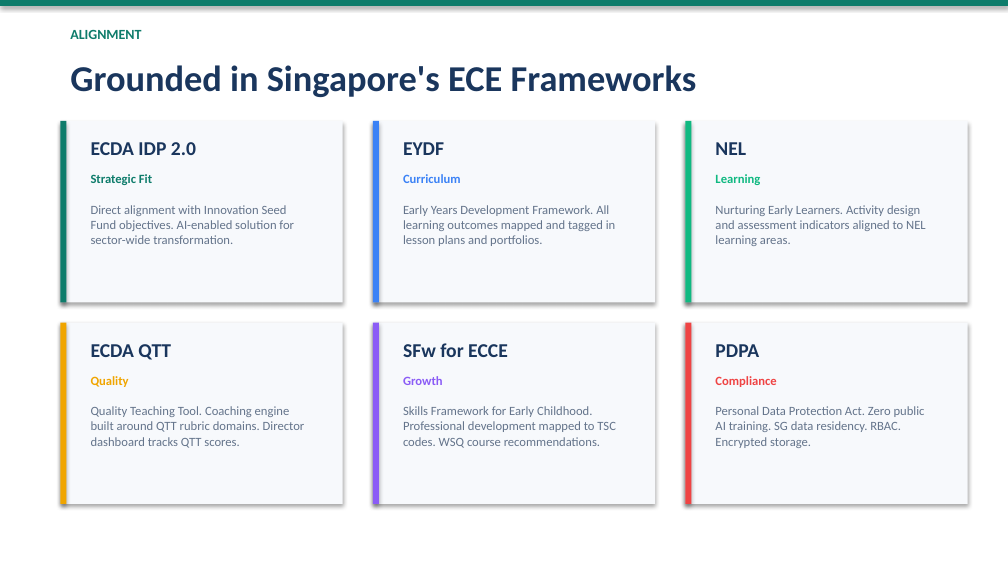
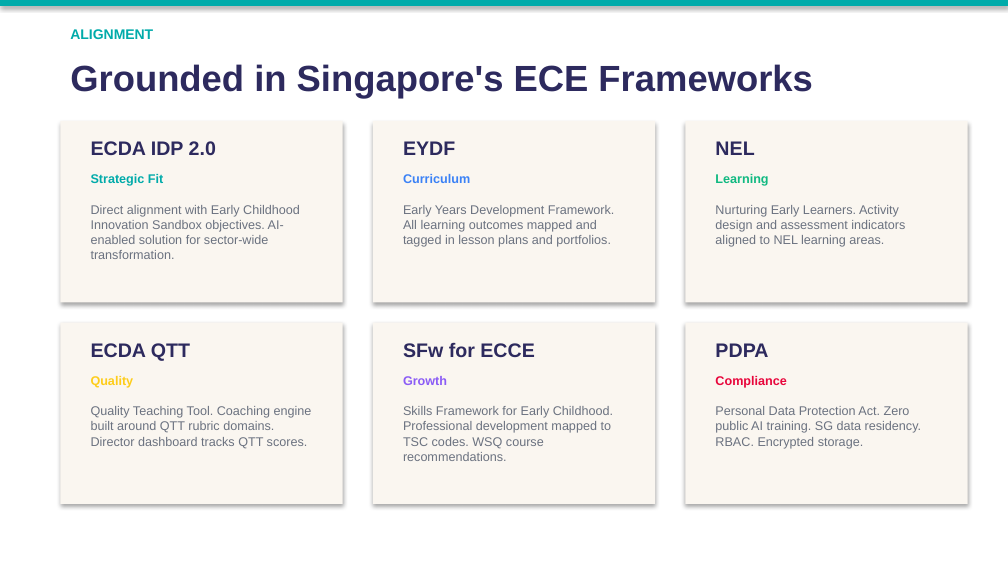
Before and after one commit to anitateoyingying/pedaforge, a slide deck: slide 11 of slides/PedaForge_Proposal.pptx. Drawn at 1008x567 pixels with LibreOffice and Linux fonts; fonts in the diff are those of the drawing. Boxes give left, top, right and bottom in pixels: in the first picture for what was removed or moved away, otherwise in the second. Text is boxed around its words. In the diff, an @@ line names an element or a change of style, - is before the commit and + after.

```diff
--- a/slides/PedaForge_Proposal.pptx
+++ b/slides/PedaForge_Proposal.pptx
@@ rectangle at <box>0,0,1008,6</box>: fill #0E7C6B to #01ABAA @@
@@ text "ALIGNMENT" at <box>70,29,153,39</box>: font Calibri to Arial, text colour #0E7C6B to #01ABAA @@
@@ rectangle removed at <box>60,121,67,302</box> @@
@@ rectangle removed at <box>373,121,379,302</box> @@
@@ rectangle removed at <box>685,121,691,302</box> @@
@@ text "Strategic Fit" at <box>91,174,163,186</box>: font Calibri to Arial, text colour #0E7C6B to #01ABAA @@
@@ text at <box>91,205,300,259</box>: text changed; font Calibri to Arial; text colour #64748B to #6B7280 @@
-Direct alignment with Innovation Seed Fund objectives. AI-enabled solution for sector-wide transformation.
+Direct alignment with Early Childhood Innovation Sandbox objectives. AI-enabled solution for sector-wide transformation.
@@ rectangle removed at <box>60,323,67,504</box> @@
@@ rectangle removed at <box>373,323,379,504</box> @@
@@ fill #F7F9FC to #FAF6F0 in 6 elements at <box>60,121,343,302</box>, <box>373,121,655,302</box>, <box>685,121,968,302</box>, <box>60,323,343,504</box>, <box>373,323,655,504</box>, <box>685,323,968,504</box> @@
@@ rectangle removed at <box>685,323,691,504</box> @@
@@ font Calibri to Arial, text colour #1A365D to #2D2A5E in 7 elements at <box>70,64,812,99</box>, <box>91,141,216,155</box>, <box>403,141,455,155</box>, <box>715,141,754,155</box>, <box>91,343,190,361</box>, <box>403,343,535,357</box>, <box>715,343,768,357</box> @@
@@ text "Quality" at <box>91,376,134,388</box>: font Calibri to Arial, text colour #F0A500 to #FECD1B @@
@@ font Calibri to Arial in 3 elements at <box>403,174,470,183</box>, <box>715,174,768,186</box>, <box>403,376,447,385</box> @@
@@ text "Compliance" at <box>715,376,786,388</box>: font Calibri to Arial, text colour #EF4444 to #E8063C @@
@@ font Calibri to Arial, text colour #64748B to #6B7280 in 5 elements at <box>403,205,614,247</box>, <box>715,205,905,247</box>, <box>91,406,312,449</box>, <box>403,406,613,461</box>, <box>715,406,921,449</box> @@
```
Also in this commit, not shown: 11 other slides changed, 10 other files.
